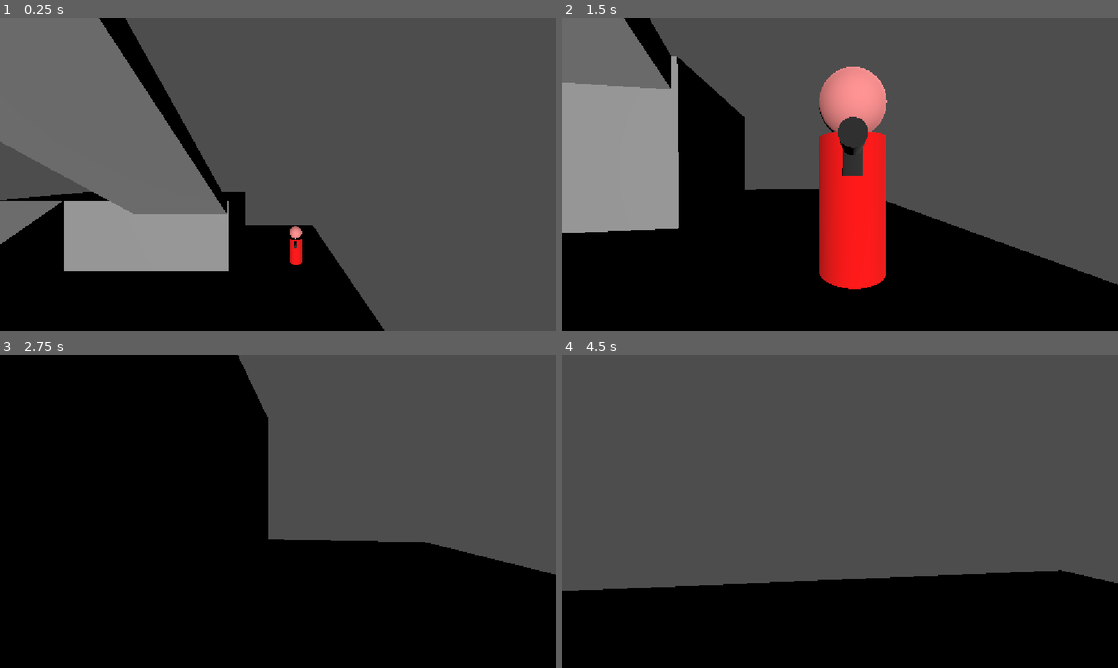
Above: before the commit, frames 1-4 (two rows, left to right).
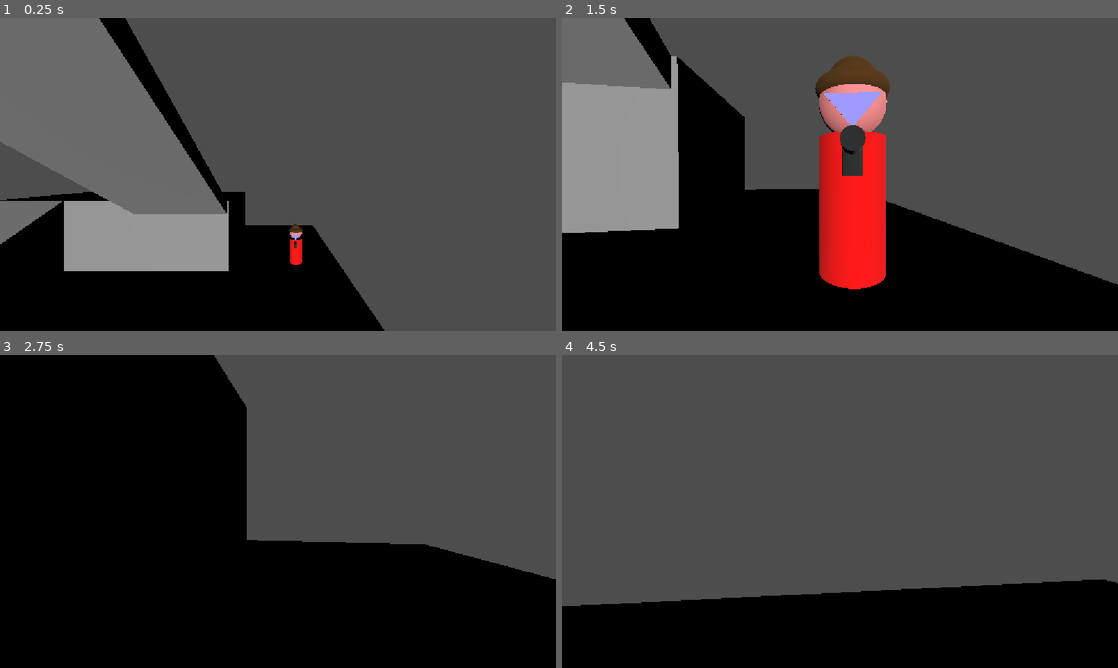
Above: after the commit, the same moments.

Repository: tmrupp/LD60
Game: Godot game, scene res://scenes/tom.tscn
The game is run twice, just before and just after one commit, with the same random seed, the same clock (stepped at 60 frames per second) and the same inputs. This scene is started directly instead of the project's main scene.
Inputs (mouse positions are in pixels of both pictures, inside the frame that each line leads up to):
- Up to frame 1 (0.25 s): no input
- Up to frame 2 (1.5 s): tap Enter at 0.5 s; move the mouse to (834, 180) at 0.52 s; press the mouse at (834, 180) at 0.53 s; hold W (forward) from 0.53 s (still down); tap Space (jump) at 0.77 s; move the mouse to (878, 177) at 1.27 s; release the mouse at (878, 177) at 1.28 s; click (878, 177) at 1.35 s
- Up to frame 3 (2.75 s): keep holding W (forward); tap Space (jump) at 1.52 s; move the mouse to (233, 508) at 2.02 s; press the mouse at (233, 508) at 2.03 s
- Up to frame 4 (4.5 s): move the mouse to (845, 511) at 2.77 s; release W (forward) at 2.78 s; release the mouse at (845, 511) at 2.78 s; hold A (left) 2.78-3.53 s; click (845, 511) at 2.85 s; tap Space (jump) at 3.02, 3.77 s; move the mouse to (817, 505) at 3.52 s; press the mouse at (817, 505) at 3.53 s; hold W (forward) from 3.53 s (still down); move the mouse to (867, 511) at 4.27 s; release the mouse at (867, 511) at 4.28 s; click (867, 511) at 4.35 s

The runs differ from the first frame. In frame 1, less than 0.1% of the frame differs, in the area x 52-55%, y 65-73%; in frame 2, 1.7%; in frame 3, 2.7%; in frame 4, 3.9%, in the area x 0-100%, y 68-81%.

Commit message:
hat and banana

Diff:
--- a/scenes/enemy.tscn
+++ b/scenes/enemy.tscn
@@ -2,6 +2,7 @@
 
 [ext_resource type="Script" uid="uid://ryxd0c0f1nvh" path="res://scripts/enemy.gd" id="1_7p1mj"]
 [ext_resource type="PackedScene" uid="uid://0mmgjq7gury5" path="res://scenes/gun.tscn" id="2_md0e3"]
+[ext_resource type="PackedScene" uid="uid://qj6nxj26wqfy" path="res://scenes/bouncable.tscn" id="3_4ra3w"]
 
 [sub_resource type="CylinderShape3D" id="CylinderShape3D_7p1mj"]
 height = 1.0
@@ -29,12 +30,36 @@
 
 [sub_resource type="SphereShape3D" id="SphereShape3D_dbsie"]
 
+[sub_resource type="CylinderShape3D" id="CylinderShape3D_0u1y2"]
+height = 0.114349365
+radius = 0.2841797
+
+[sub_resource type="StandardMaterial3D" id="StandardMaterial3D_jkc6a"]
+albedo_color = Color(0.336202, 0.20568764, 0.023944905, 1)
+
+[sub_resource type="TorusMesh" id="TorusMesh_jkc6a"]
+material = SubResource("StandardMaterial3D_jkc6a")
+
+[sub_resource type="StandardMaterial3D" id="StandardMaterial3D_0u1y2"]
+albedo_color = Color(0.3372549, 0.20392157, 0.023529412, 1)
+
+[sub_resource type="SphereMesh" id="SphereMesh_dbsie"]
+material = SubResource("StandardMaterial3D_0u1y2")
+
+[sub_resource type="BoxShape3D" id="BoxShape3D_og67c"]
+size = Vector3(0.3757019, 0.19230652, 0.07397461)
+
+[sub_resource type="StandardMaterial3D" id="StandardMaterial3D_gp1hk"]
+albedo_color = Color(0.62000006, 0.6, 1, 1)
+
+[sub_resource type="PrismMesh" id="PrismMesh_x77fm"]
+material = SubResource("StandardMaterial3D_gp1hk")
+
 [node name="Enemy" type="CharacterBody3D" unique_id=825712085]
 script = ExtResource("1_7p1mj")
 
 [node name="Gun" parent="." unique_id=1767836 instance=ExtResource("2_md0e3")]
-transform = Transform3D(0.12, 0, 0, 0, 0.12, 0, 0, 0, 0.12, 0, 0.34, -0.315)
-sleeping = true
+transform = Transform3D(1, 0, 0, 0, 1, 0, 0, 0, 1, 0, 0.34, -0.46329728)
 
 [node name="NavigationAgent3D" type="NavigationAgent3D" parent="." unique_id=1965811864]
 avoidance_enabled = true
@@ -64,3 +89,32 @@
 
 [node name="CollisionShape3D" type="CollisionShape3D" parent="ThrowRange" unique_id=388158839]
 shape = SubResource("SphereShape3D_dbsie")
+
+[node name="Hat" type="RigidBody3D" parent="." unique_id=962045099]
+transform = Transform3D(1, 0, 0, 0, 1, 0, 0, 0, 1, 0, 0.8549315, 0)
+
+[node name="Bouncable" parent="Hat" unique_id=1353496270 instance=ExtResource("3_4ra3w")]
+
+[node name="CollisionShape3D" type="CollisionShape3D" parent="Hat" unique_id=2090749226]
+shape = SubResource("CylinderShape3D_0u1y2")
+
+[node name="MeshInstance3D" type="MeshInstance3D" parent="Hat" unique_id=2073786672]
+transform = Transform3D(0.275, 0, 0, 0, 0.275, 0, 0, 0, 0.275, 0, 0, 0)
+mesh = SubResource("TorusMesh_jkc6a")
+
+[node name="MeshInstance3D2" type="MeshInstance3D" parent="Hat" unique_id=1642396733]
+transform = Transform3D(0.37, 0, 0, 0, 0.37, 0, 0, 0, 0.37, 0, 0.047189236, 0)
+mesh = SubResource("SphereMesh_dbsie")
+
+[node name="Bandana" type="RigidBody3D" parent="." unique_id=841138261]
+transform = Transform3D(1, 0, 0, 0, 1, 0, 0, 0, 1, 0, 0.6537607, -0.26346177)
+
+[node name="Bouncable" parent="Bandana" unique_id=1019057585 instance=ExtResource("3_4ra3w")]
+
+[node name="CollisionShape3D" type="CollisionShape3D" parent="Bandana" unique_id=1884240391]
+transform = Transform3D(1, 0, 0, 0, 1, 0, 0, 0, 1, 0, -0.018882751, 0)
+shape = SubResource("BoxShape3D_og67c")
+
+[node name="MeshInstance3D" type="MeshInstance3D" parent="Bandana" unique_id=1752496472]
+transform = Transform3D(0.365, 0, 0, 0, -0.215, -8.742278e-11, 0, 1.8795896e-08, -0.001, 0, -0.02514106, 0)
+mesh = SubResource("PrismMesh_x77fm")
--- a/scenes/gun.tscn
+++ b/scenes/gun.tscn
@@ -11,6 +11,7 @@
 
 [sub_resource type="CylinderMesh" id="CylinderMesh_dbsie"]
 material = SubResource("StandardMaterial3D_7p1mj")
+height = 2.4873047
 
 [sub_resource type="StandardMaterial3D" id="StandardMaterial3D_0u1y2"]
 albedo_color = Color(0.38, 0.38, 0.38, 1)
@@ -25,12 +26,13 @@
 [node name="Bouncable" parent="." unique_id=1353496270 instance=ExtResource("1_x77fm")]
 
 [node name="CollisionShape3D2" type="CollisionShape3D" parent="." unique_id=1072870561]
-transform = Transform3D(1, 0, 0, 0, 1, 0, 0, 0, 1, 0, -0.028717041, -1.4228516)
+transform = Transform3D(0.12, 0, 0, 0, 0.12, 0, 0, 0, 0.12, 0, 0, 0)
 shape = SubResource("BoxShape3D_jkc6a")
 
 [node name="MeshInstance3D4" type="MeshInstance3D" parent="." unique_id=1455734792]
-transform = Transform3D(1, 0, 0, 0, -8.742278e-08, 1, 0, -2, -4.371139e-08, 0, 0.5, -1.5)
+transform = Transform3D(0.12, 0, 0, 0, -5.2453664e-09, 0.12, 0, -0.12, -5.2453664e-09, 0, 0.06268681, 0.02923828)
 mesh = SubResource("CylinderMesh_dbsie")
 
 [node name="MeshInstance3D" type="MeshInstance3D" parent="." unique_id=1761005283]
+transform = Transform3D(0.12, 0, 0, 0, 0.12, 0, 0, 0, 0.12, 0, 0, 0.11815089)
 mesh = SubResource("CylinderMesh_jkc6a")
--- /dev/null
+++ b/scripts/bandana.gd
@@ -0,0 +1,67 @@
+@tool
+extends MeshInstance3D
+## Triangle bandana wrapped onto a sphere. Put this node at the center of the head.
+
+@export var radius := 0.26:
+	set(v):
+		radius = v
+		_rebuild()
+## How far the top edge wraps around each side of the head.
+@export_range(10, 180) var wrap_degrees := 100.0:
+	set(v):
+		wrap_degrees = v
+		_rebuild()
+## Height of the top edge (0 = middle of the head, negative = lower).
+@export_range(-90, 90) var top_degrees := 0.0:
+	set(v):
+		top_degrees = v
+		_rebuild()
+## Height of the bottom point.
+@export_range(-90, 90) var tip_degrees := -65.0:
+	set(v):
+		tip_degrees = v
+		_rebuild()
+@export_range(1, 32) var rows := 12:
+	set(v):
+		rows = v
+		_rebuild()
+@export var color := Color(0.75, 0.1, 0.1):
+	set(v):
+		color = v
+		_rebuild()
+
+
+func _ready() -> void:
+	_rebuild()
+
+
+# Row i goes from 0 (the tip) to rows (the top edge); row i has i + 1 vertices.
+func _vert(i: int, j: int) -> Vector3:
+	var t := float(i) / rows
+	var s := 0.0 if i == 0 else float(j) / i * 2.0 - 1.0
+	var az := deg_to_rad(wrap_degrees) * s * t
+	var el := deg_to_rad(lerpf(tip_degrees, top_degrees, t))
+	# Face points toward -Z, like the gun.
+	return Vector3(sin(az) * cos(el), sin(el), -cos(az) * cos(el)) * radius
+
+
+func _add_tri(st: SurfaceTool, a: Vector3, b: Vector3, c: Vector3) -> void:
+	for p in [a, b, c]:
+		st.set_normal(p.normalized())
+		st.add_vertex(p)
+
+
+func _rebuild() -> void:
+	var st := SurfaceTool.new()
+	st.begin(Mesh.PRIMITIVE_TRIANGLES)
+	for i in rows:
+		for j in i + 1:
+			_add_tri(st, _vert(i, j), _vert(i + 1, j + 1), _vert(i + 1, j))
+			if j < i:
+				_add_tri(st, _vert(i, j), _vert(i, j + 1), _vert(i + 1, j + 1))
+
+	var mat := StandardMaterial3D.new()
+	mat.albedo_color = color
+	mat.cull_mode = BaseMaterial3D.CULL_DISABLED
+	st.set_material(mat)
+	mesh = st.commit()
--- a/scripts/bouncable.gd
+++ b/scripts/bouncable.gd
@@ -1,11 +1,26 @@
 extends Node
 
 @onready var body: RigidBody3D = $".."
+@onready var parent = $"../.."
 
 @onready var main = $"/root/Main"
+
+var BULLET_FORCE = 4
+
+func _ready ():
+	#print($"../..", " body=", body)
+	if parent is PhysicsBody3D:
+		# Attached to something (hat/gun on an enemy): don't collide with the holder
+		# or the other attached items, and stay put until shot off.
+		body.add_collision_exception_with(parent)
+		for child in parent.get_children():
+			if child is CollisionObject3D and child != body:
+				body.add_collision_exception_with(child)
+		body.freeze = true
 
 func bounce (bullet):
 	print("bounce from transform:", bullet)
 	#body.apply_force()
 	body.reparent(main)
-	body.apply_impulse(bullet.basis.z, bullet.global_position)
+	body.freeze = false
+	body.apply_impulse(bullet.basis.z*BULLET_FORCE, bullet.global_position)
--- a/scripts/enemy.gd
+++ b/scripts/enemy.gd
@@ -9,6 +9,9 @@
 @onready var player = $"../Player"
 
 var shooting = false
+
+func receive_impact(v: Vector3):
+	print("struck")
 
 func _range_entered (body):
 	if body == player:
@@ -28,10 +31,6 @@
 
 	if $GunRange.has_overlapping_bodies() and player in $GunRange.get_overlapping_bodies():
 		_range_entered(player)
-
-
-func _gun_hit ():
-	pass
 
 func set_movement_target(movement_target: Vector3):
 	navigation_agent.set_target_position(movement_target)
Not shown, added: scripts/bandana.gd.uid
